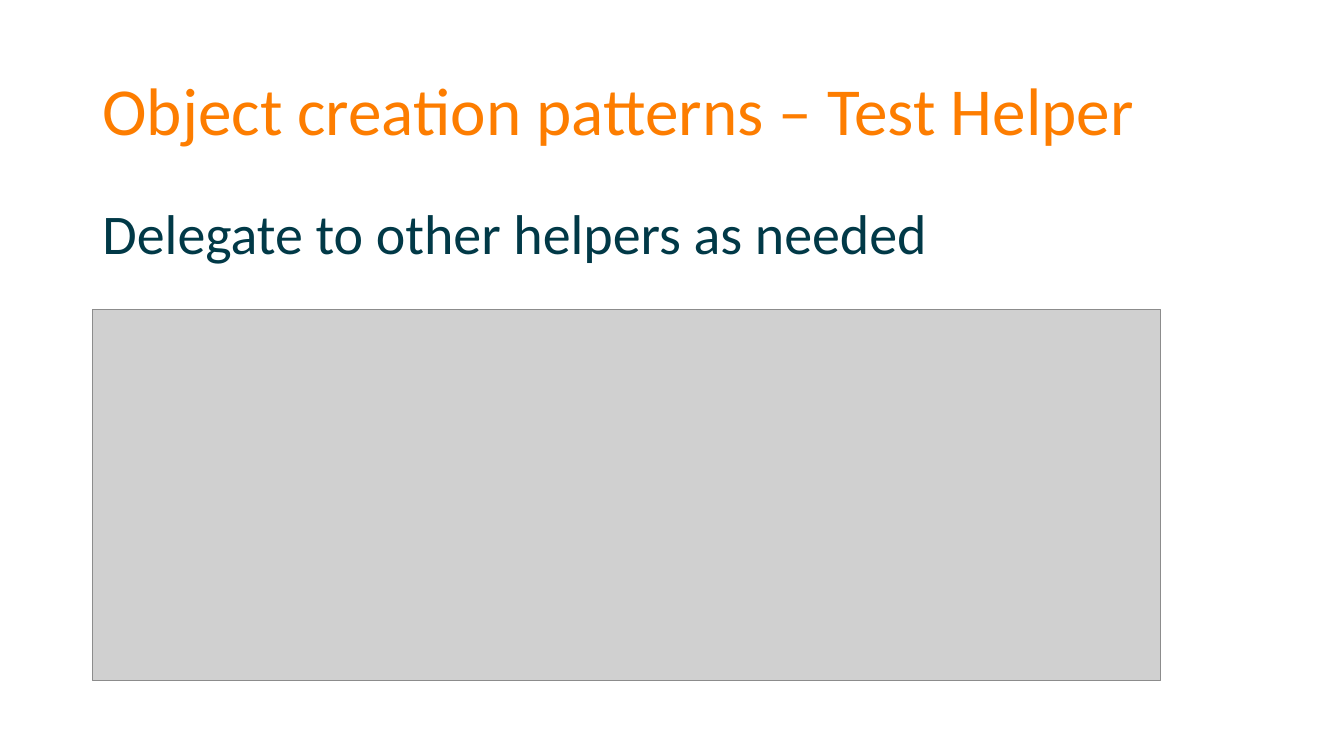
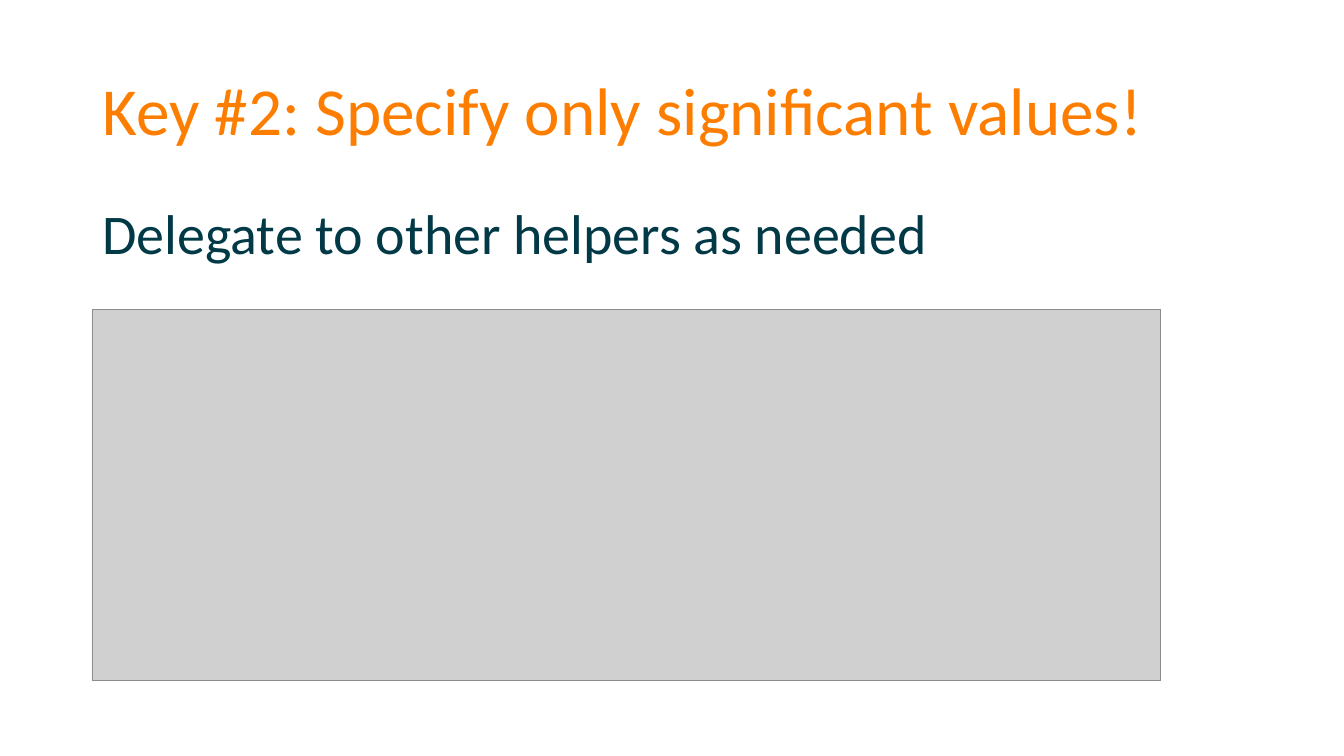
Before and after one commit to spetryjohnson/Talk-Patterns_of_Effective_Test_Setup, a slide deck: slide 36 of POETS - CodeMash 2017.pptx (slide 32 before the commit). Drawn at 1344x756 pixels with LibreOffice and Linux fonts; fonts in the diff are those of the drawing; grey boxes stand for pictures. Boxes give left, top, right and bottom in pixels: in the first picture for what was removed or moved away, otherwise in the second. Text is boxed around its words. In the diff, an @@ line names an element or a change of style, - is before the commit and + after.

```diff
--- a/POETS - CodeMash 2017.pptx
+++ b/POETS - CodeMash 2017.pptx
@@ title at (102, 88, 1142, 147): text changed @@
-Object creation patterns – Test Helper
+Key #2: Specify only significant values!
```
Also in this commit, not shown: 4 other slides changed, 12 slides added, 4 slides removed, 1 other file.
